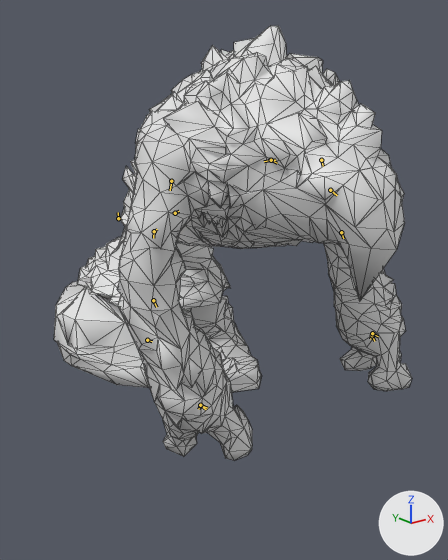
What one commit did to the Blender file assets-src/rooms/tavern/creature-clips/LavaSpawn.blend.
The view is the same before and after, from a camera (50 mm lens) standing at (-0.972, -1.074, 1.201) and looking at (0.052, 0.207, 0.689). Arrows for +X, +Y and +Z are at lower right; the lights stay in place. The older version comes first. Both versions are drawn at frame 18 of the action 'SitSlap'; the numbers are the values there. The bones that bend it are drawn over the model as lines. Mesh edges are drawn as thin lines.

Names of what the first picture shows: 'LavaSpawnSourceMesh'.
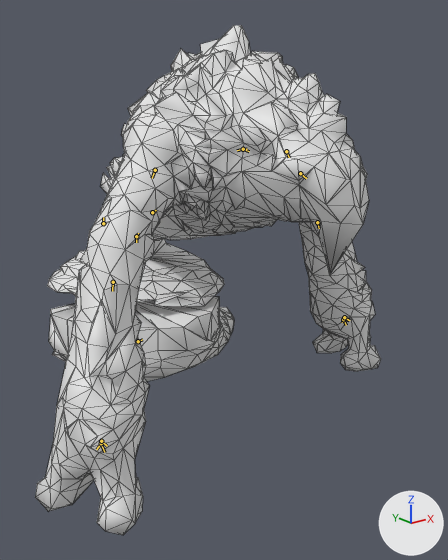
Edits to the scene script, one JSON object a line:
```json
{"block": "bone_master", "where": "bone_master = bpy.data.objects['LavaSpawn'].pose.bones['master']"}
{"op": "set", "path": "bone_master.location", "old": "(0.0, 0.415, 0.137)", "new": "(0.0, 0.381, 0.241)"}
{"block": "bone_tail1", "where": "bone_tail1 = bpy.data.objects['LavaSpawn'].pose.bones['tail1']  # child of 'master'"}
{"op": "set", "path": "bone_tail1.rotation_quaternion", "old": "(0.699, 0.0, -0.711, 0.078)", "new": "(0.383, 0.0, -0.918, 0.101)", "note": "degrees (85, -96, -79) -> degrees (15, -135, -6)"}
{"block": "bone_tail2", "where": "bone_tail2 = bpy.data.objects['LavaSpawn'].pose.bones['tail2']  # child of 'tail1'"}
{"op": "set", "path": "bone_tail2.rotation_quaternion", "old": "(0.656, 0.0, 0.0, 0.755)", "new": "(0.301, 0.0, 0.0, 0.954)", "note": "degrees (0, 0, 98) -> degrees (0, 0, 145)"}
{"block": "bone_spine", "where": "bone_spine = bpy.data.objects['LavaSpawn'].pose.bones['spine']  # child of 'master'"}
{"op": "set", "path": "bone_spine.rotation_quaternion", "old": "(0.993, -0.118, 0.0, 0.0)", "new": "(0.999, -0.035, 0.0, 0.0)", "note": "degrees (-14, 0, 0) -> degrees (-4, 0, 0)"}
{"block": "bone_chest", "where": "bone_chest = bpy.data.objects['LavaSpawn'].pose.bones['chest']  # child of 'spine'"}
{"op": "set", "path": "bone_chest.rotation_quaternion", "old": "(0.998, 0.059, 0.017, 0.027)", "new": "(0.997, 0.017, 0.043, 0.067)", "note": "degrees (7, 2, 3) -> degrees (2, 5, 8)"}
{"block": "bone_neck", "where": "bone_neck = bpy.data.objects['LavaSpawn'].pose.bones['neck']  # child of 'chest'"}
{"op": "set", "path": "bone_neck.rotation_quaternion", "old": "(0.997, -0.071, 0.0, 0.0)", "new": "(0.995, -0.105, 0.0, 0.0)", "note": "degrees (-8, 0, 0) -> degrees (-12, 0, 0)"}
{"block": "bone_arm1_l", "where": "bone_arm1_l = bpy.data.objects['LavaSpawn'].pose.bones['arm1.L']  # child of 'shoulder.L'"}
{"op": "set", "path": "bone_arm1_l.rotation_quaternion", "old": "(0.989, -0.018, -0.08, -0.122)", "new": "(0.976, -0.026, -0.118, -0.179)", "note": "degrees (-1, -9, -14) -> degrees (-1, -14, -21)"}
{"block": "bone_arm2_l", "where": "bone_arm2_l = bpy.data.objects['LavaSpawn'].pose.bones['arm2.L']  # child of 'arm1.L'"}
{"op": "set", "path": "bone_arm2_l.rotation_quaternion", "old": "(0.965, -0.039, 0.073, 0.249)", "new": "(0.924, -0.057, 0.107, 0.363)", "note": "degrees (-2, 9, 29) -> degrees (-2, 14, 43)"}
{"block": "bone_arm1_r", "where": "bone_arm1_r = bpy.data.objects['LavaSpawn'].pose.bones['arm1.R']  # child of 'shoulder.R'"}
{"op": "set", "path": "bone_arm1_r.rotation_quaternion", "old": "(0.961, -0.226, 0.084, -0.138)", "new": "(0.976, -0.163, 0.118, 0.079)", "note": "degrees (-27, 6, -18) -> degrees (-18, 15, 7)"}
{"block": "bone_arm2_r", "where": "bone_arm2_r = bpy.data.objects['LavaSpawn'].pose.bones['arm2.R']  # child of 'arm1.R'"}
{"op": "set", "path": "bone_arm2_r.rotation_quaternion", "old": "(0.893, -0.346, -0.184, 0.221)", "new": "(0.924, -0.364, -0.107, 0.052)", "note": "degrees (-45, -10, 32) -> degrees (-44, -9, 10)"}
```

What differs and where, as boxes (x1, y1, x2, y2) in the pictures (448 x 560 px):
```json
{"object": "LavaSpawnSourceMesh", "change": "posed", "before": [54, 26, 412, 460], "after": [35, 25, 381, 535], "on screen": "17% taller"}
{"bone": "master", "before": "(118, 218) to (118, 212)", "after": "(103, 223) to (103, 217)"}
{"bone": "tail1", "before": "(154, 231) to (153, 238)", "after": "(136, 236) to (136, 242)"}
{"bone": "tail2", "before": "(147, 340) to (152, 341)", "after": "(138, 341) to (142, 339)"}
{"bone": "spine", "before": "(154, 231) to (157, 229)", "after": "(136, 236) to (138, 233)"}
{"bone": "chest", "before": "(175, 213) to (179, 211)", "after": "(152, 212) to (156, 210)"}
{"bone": "neck", "before": "(271, 160) to (277, 163)", "after": "(243, 149) to (249, 151)"}
{"bone": "arm1.L", "before": "(321, 160) to (323, 166)", "after": "(286, 151) to (289, 157)"}
{"bone": "arm2.L", "before": "(341, 232) to (343, 238)", "after": "(317, 222) to (319, 228)"}
{"bone": "arm1.R", "before": "(171, 181) to (170, 190)", "after": "(155, 170) to (152, 178)"}
{"bone": "arm2.R", "before": "(153, 300) to (156, 307)", "after": "(113, 282) to (112, 291)"}
```
